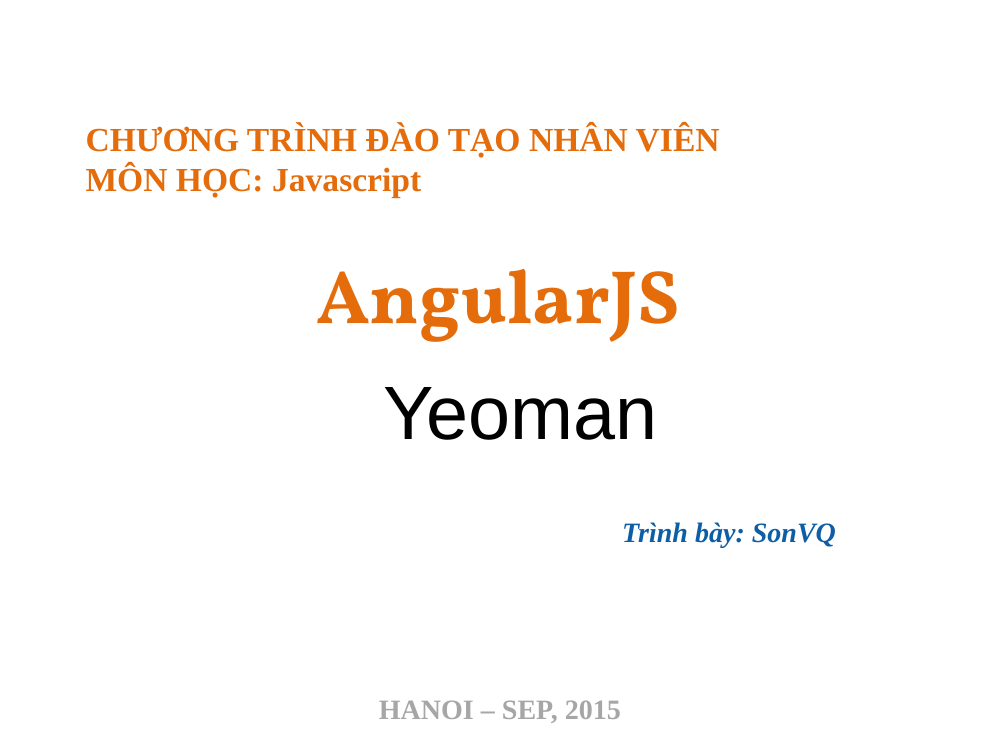
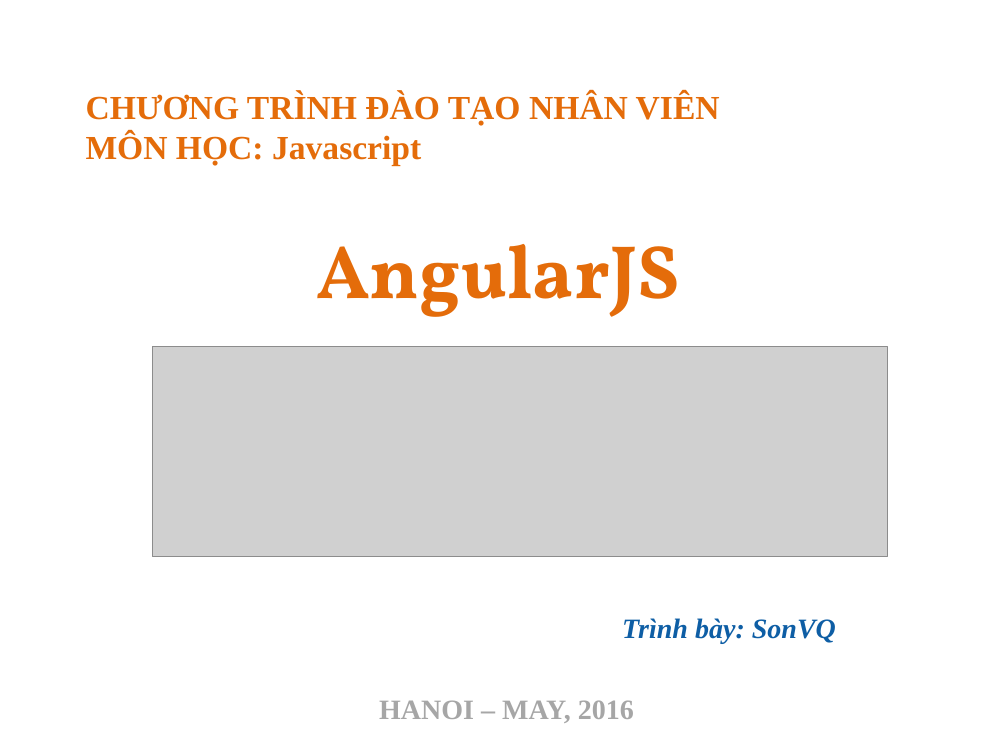
Before and after one commit to sonvq-qsoftvn/angularjs-training, a slide deck: slide 1 of QS_Training_AngularJS_Yeoman, Grunt, Gulp - SonVQ.pptx. Drawn at 1008x756 pixels with LibreOffice and Linux fonts; fonts in the diff are those of the drawing; grey boxes stand for pictures; background and template pictures are left out. Boxes give left, top, right and bottom in pixels: in the first picture for what was removed or moved away, otherwise in the second. Text is boxed around its words. In the diff, an @@ line names an element or a change of style, - is before the commit and + after.

Commit message:
commit slide

```diff
--- a/QS_Training_AngularJS_Yeoman, Grunt, Gulp - SonVQ.pptx
+++ b/QS_Training_AngularJS_Yeoman, Grunt, Gulp - SonVQ.pptx
@@ text "CHƯƠNG TRÌNH ĐÀO TẠO NHÂN ...": place and size @@
-text "CHƯƠNG TRÌNH ĐÀO TẠO NHÂN ..." at [86, 125, 720, 198]
+text "CHƯƠNG TRÌNH ĐÀO TẠO NHÂN ..." at [86, 92, 720, 166]
@@ text "AngularJS": place and size @@
-text "AngularJS" at [316, 269, 679, 342]
+text "AngularJS" at [316, 244, 679, 317]
@@ picture added at [152, 347, 887, 556] @@
@@ title removed at [383, 387, 658, 440] @@
-Yeoman
@@ text "Trình bày: SonVQ": place and size @@
-text "Trình bày: SonVQ" at [622, 522, 836, 548]
+text "Trình bày: SonVQ" at [622, 618, 836, 644]
@@ text at [379, 700, 634, 723]: text changed @@
-HANOI – SEP, 2015
+HANOI – MAY, 2016
```
Also in this commit, not shown: 1 other slide changed, 15 slides added, 1 slide removed, 4 other files.
